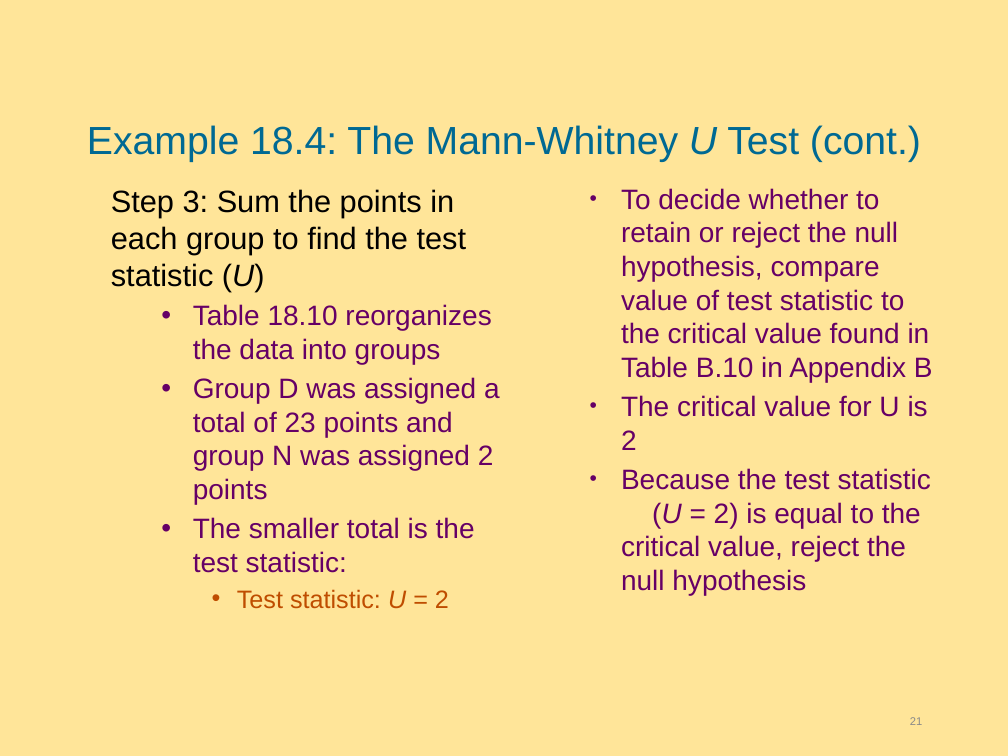
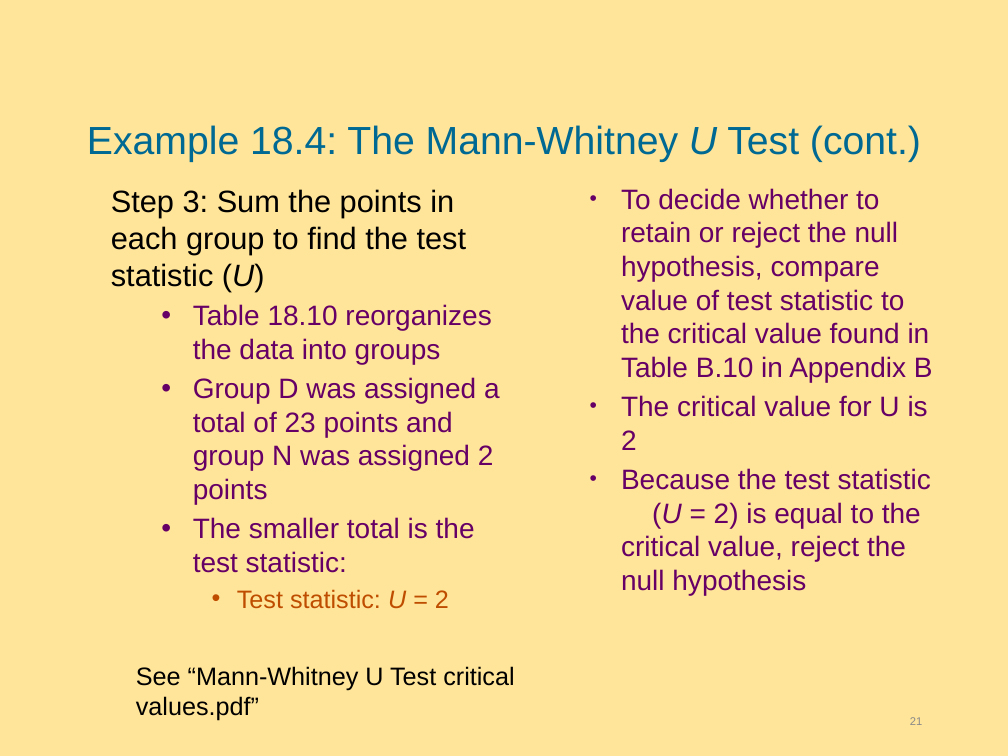
Before and after one commit to hejibo/Psychological-Statistics, a slide deck: slide 21 of Lecture 18 - Slides-Nonparametric Tests Tests for Ordinal Data/Lecture 18 - Slides-Nonparametric Tests Tests for Ordinal Data.pptx. Drawn at 1008x756 pixels with LibreOffice and Linux fonts; fonts in the diff are those of the drawing; background and template pictures are left out. Boxes give left, top, right and bottom in pixels: in the first picture for what was removed or moved away, otherwise in the second. Text is boxed around its words. In the diff, an @@ line names an element or a change of style, - is before the commit and + after.

```diff
--- a/Lecture 18 - Slides-Nonparametric Tests Tests for Ordinal Data/Lecture 18 - Slides-Nonparametric Tests Tests for Ordinal Data.pptx
+++ b/Lecture 18 - Slides-Nonparametric Tests Tests for Ordinal Data/Lecture 18 - Slides-Nonparametric Tests Tests for Ordinal Data.pptx
@@ text added at (136, 666, 514, 721), 18 pt, text #000000 @@
+See “Mann-Whitney U Test critical values.pdf”
```
Also in this commit, not shown: 5 other slides changed, 1 slide added, 30 other files.
